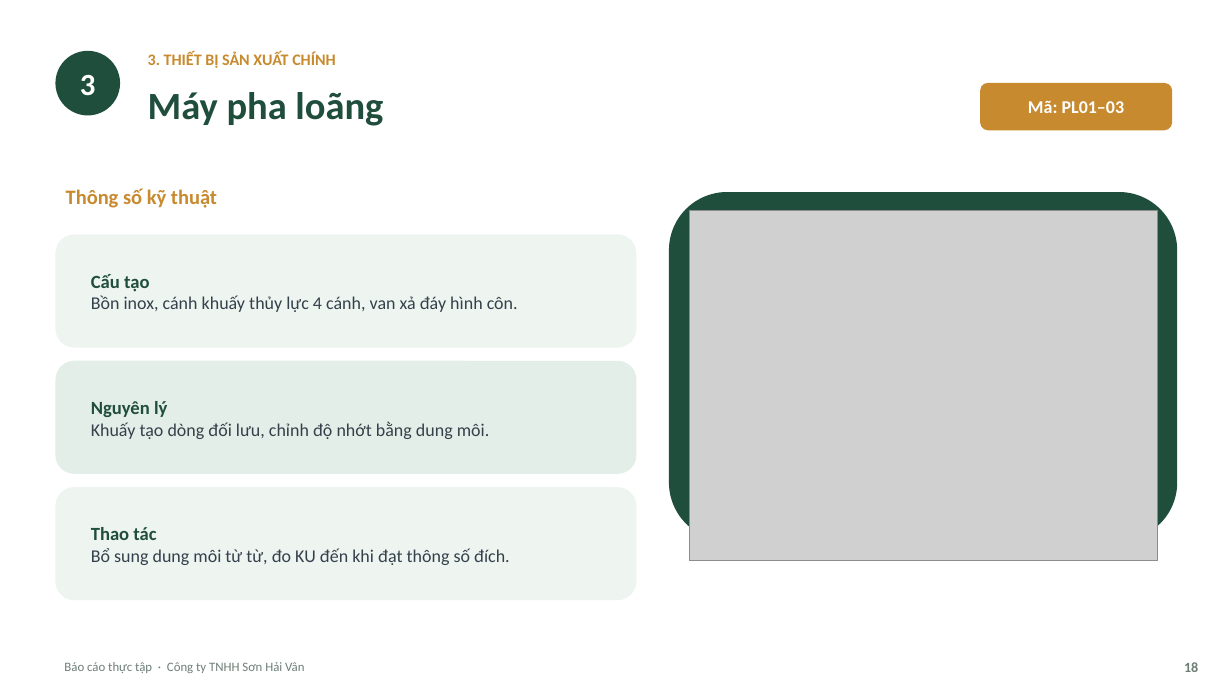
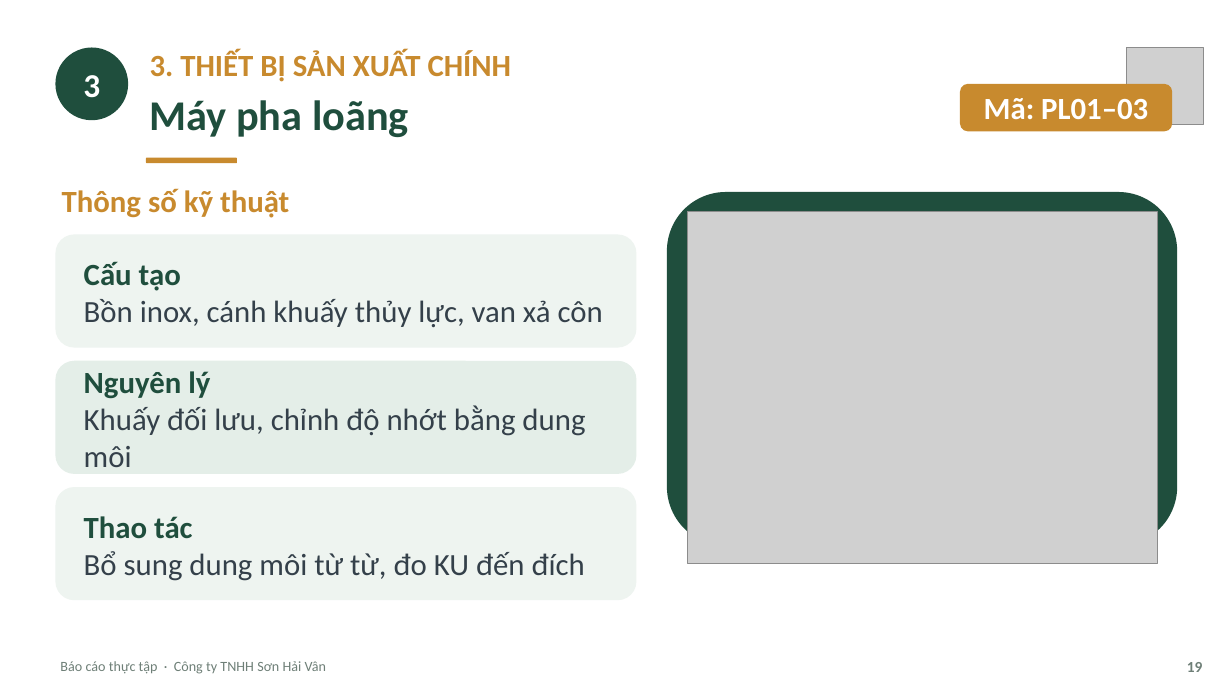
Before and after one commit to tranconcoder/pubic-resources, a slide deck: slide 19 of SuHeo/Báo cáo thực tập - Sơn Hải Vân.pptx (slide 18 before the commit). Drawn at 1232x693 pixels with LibreOffice and Linux fonts; fonts in the diff are those of the drawing; grey boxes stand for pictures. Boxes give left, top, right and bottom in pixels: in the first picture for what was removed or moved away, otherwise in the second. Text is boxed around its words. In the diff, an @@ line names an element or a change of style, - is before the commit and + after.

```diff
--- a/SuHeo/Báo cáo thực tập - Sơn Hải Vân.pptx
+++ b/SuHeo/Báo cáo thực tập - Sơn Hải Vân.pptx
@@ ellipse "3": place and size @@
-ellipse "3" at (55,51,120,116)
+ellipse "3" at (55,47,128,120)
@@ ellipse "3" at (55,47,128,120): size 24 to 26 pt @@
@@ text "3. THIẾT BỊ SẢN XUẤT ..." at (150,50,512,82): size 12.5 to 24 pt @@
@@ picture added at (1127,47,1203,124) @@
@@ text "Máy pha loãng": place and size @@
-text "Máy pha loãng" at (148,92,383,126)
+text "Máy pha loãng" at (150,100,409,137)
@@ text "Máy pha loãng" at (150,100,409,137): size 30 to 33 pt @@
@@ rounded rectangle "Mã: PL01–03": place and size @@
-rounded rectangle "Mã: PL01–03" at (981,83,1173,130)
+rounded rectangle "Mã: PL01–03" at (960,84,1173,131)
@@ rounded rectangle "Mã: PL01–03" at (960,84,1173,131): size 14 to 24 pt @@
@@ rounded rectangle added at (146,158,237,164), fill #C88A2E @@
@@ text "Thông số kỹ thuật" at (62,188,289,218): size 16 to 24 pt @@
@@ rounded rectangle: place and size @@
-rounded rectangle at (669,192,1177,541)
+rounded rectangle at (667,192,1177,546)
@@ picture: place and size @@
-picture at (689,210,1157,560)
+picture at (688,212,1158,564)
@@ text at (84,261,181,291): size 14.5 to 24 pt in "Cấu tạo" @@
@@ text at (84,299,603,327): text changed; size 14 to 24 pt @@
-Bồn inox, cánh khuấy thủy lực 4 cánh, van xả đáy hình côn.
+Bồn inox, cánh khuấy thủy lực, van xả côn
@@ text at (84,371,210,398): size 14.5 to 24 pt in "Nguyên lý" @@
@@ text at (84,405,585,467): text changed; size 14 to 24 pt @@
-Khuấy tạo dòng đối lưu, chỉnh độ nhớt bằng dung môi.
+Khuấy đối lưu, chỉnh độ nhớt bằng dung môi
@@ text at (84,516,192,539): size 14.5 to 24 pt in "Thao tác" @@
@@ text at (84,551,585,581): text changed; size 14 to 24 pt @@
-Bổ sung dung môi từ từ, đo KU đến khi đạt thông số đích.
+Bổ sung dung môi từ từ, đo KU đến đích
@@ text "Báo cáo thực tập · ..." at (60,661,326,674): size 10 to 11 pt @@
@@ text removed at (1184,662,1198,672) @@
-18
@@ text added at (1187,662,1203,672), 12 pt, text #6E7F77, bold @@
+19
```
Also in this commit, not shown: 21 other slides changed, 13 slides added, 10 slides removed, 1 other file.
